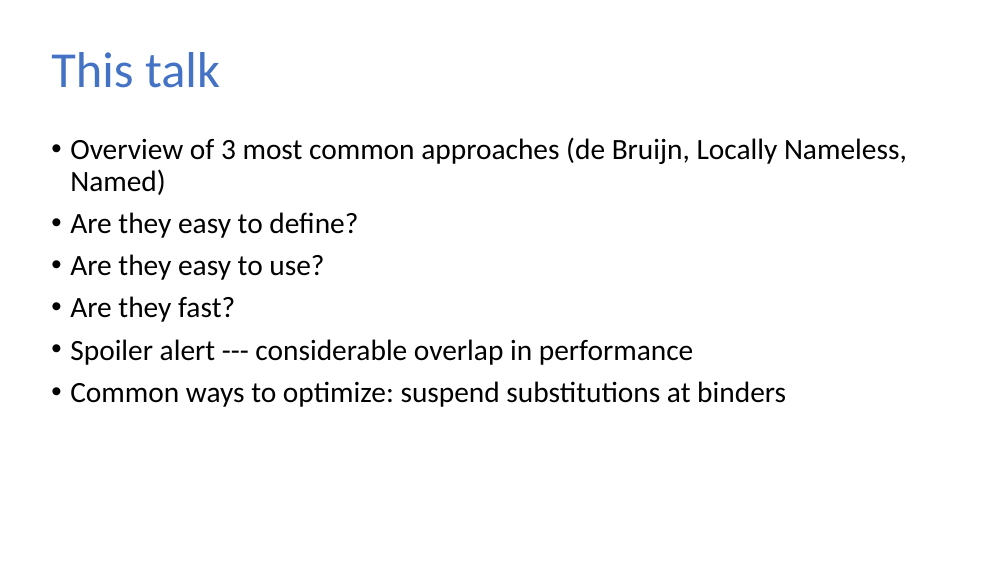
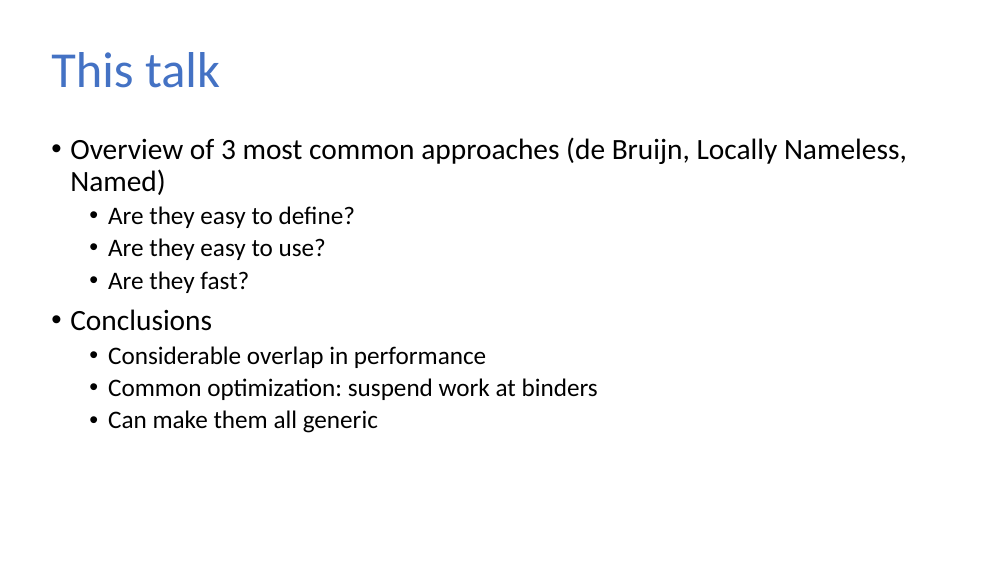
Before and after one commit to sweirich/lambda-n-ways, a slide deck: slide 10 of plclub-2021.pptx (slide 9 before the commit). Drawn at 1008x567 pixels with LibreOffice and Linux fonts; fonts in the diff are those of the drawing. Boxes give left, top, right and bottom in pixels: in the first picture for what was removed or moved away, otherwise in the second. Text is boxed around its words. In the diff, an @@ line names an element or a change of style, - is before the commit and + after.

Commit message:
cleanup, more generic versions

```diff
--- a/plclub-2021.pptx
+++ b/plclub-2021.pptx
@@ text at bbox=[108, 206, 355, 293]: size 21 to 18 pt in "Are they easy to define?", "Are they easy to use?", "Are they fast?"; list level 1 to 2 in "Are they easy to define?"; list level 1 to 2 in "Are they easy to use?"; list level 1 to 2 in "Are they fast?" @@
@@ text at bbox=[70, 309, 598, 433]: text changed; size 21 to 18 pt @@
-• Spoiler alert --- considerable overlap in performance
-• Common ways to optimize: suspend substitutions at binders
+• Conclusions
+  • Considerable overlap in performance
+  • Common optimization: suspend work at binders
+  • Can make them all generic
```
Also in this commit, not shown: 1 other slide changed, 1 slide added, 23 other files.
